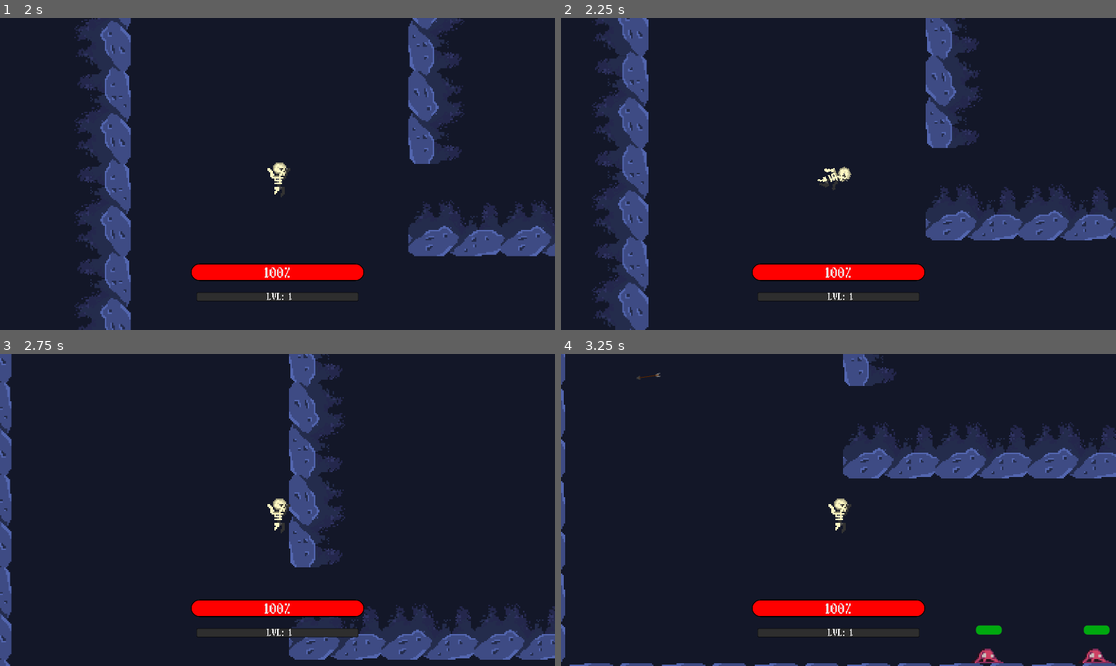
Above: before the commit, frames 1-4 (two rows, left to right).
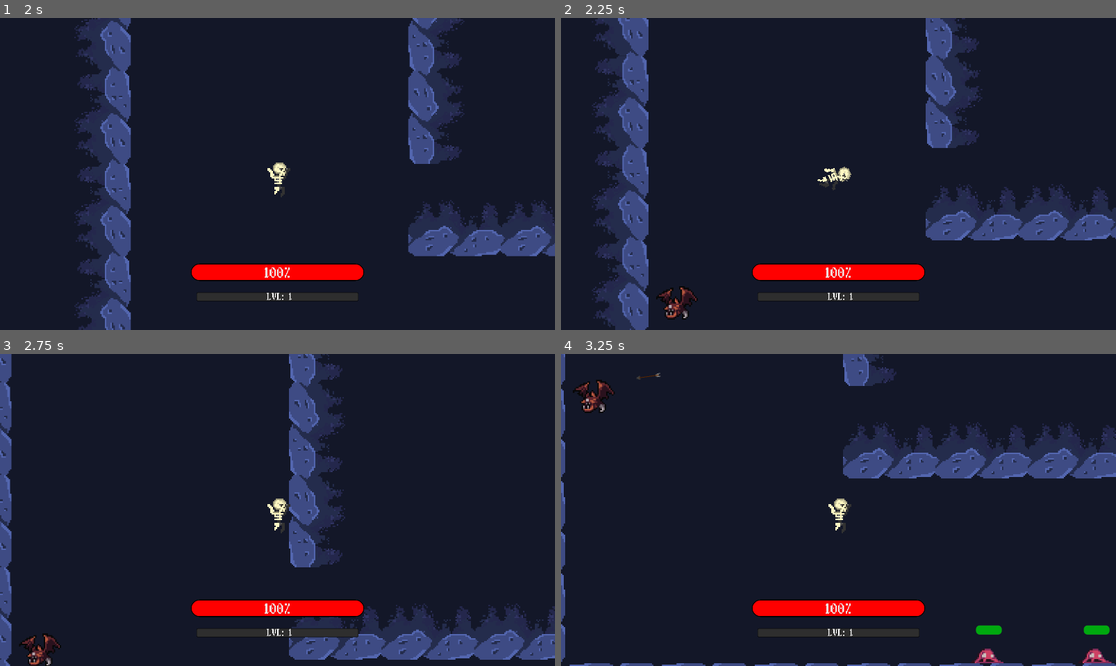
Above: after the commit, the same moments.

Repository: notfennecks/Cryptic-Crusade
Game: Godot game, scene res://Scenes/UI/Menu.tscn
Same seed, same stepped clock (60 frames per second), same inputs: the game is played once before the commit and once after it.
Inputs (mouse positions are in pixels of both pictures, inside the frame that each line leads up to):
- Up to frame 1 (2 s): click "Start Game" at 0.5 s; click "Start Game" at 1.25 s
- Up to frame 2 (2.25 s): move the mouse to (960, 158) at 2.02 s; hold D (right) from 2.03 s (still down); tap Space (jump) at 2.1 s
- Up to frame 3 (2.75 s): keep holding D (right); tap Space (jump) at 2.27, 2.57 s
- Up to frame 4 (3.25 s): keep holding D (right); move the mouse to (727, 525) at 2.77 s; click (727, 525) at 2.85 s; tap Space (jump) at 3.02, 3.05 s

Frame 1 is identical in both runs. In frame 2, 0.3% of the frame differs, in the area x 17-25%, y 85-97%; in frame 3, 0.3%; in frame 4, 0.3%, in the area x 2-10%, y 8-19%.

Commit message:
AI bat update

Diff:
--- a/GodotProject/Scenes/AI/Bat.gd
+++ b/GodotProject/Scenes/AI/Bat.gd
@@ -1,11 +1,61 @@
 extends KinematicBody2D
 
-var damage = 30
 
-func _ready():
-	$Bat/AnimationPlayer.play("Fly")
+export (int) var speed  #Export varaible for run speed.
+export (int) var gravity  #Export variable applied gravity.
+
+var velocity = Vector2()  #Sets variable with name "velocity" to empty Vector2().
+var facing = 1  #Variaalbe for storing enemey direction.
+var health = 3  #Variable for storing health
+var invincible = false  #Variable for stroing boolean if the enemy is invincible or not.
+var damage = 25
+
+export (PackedScene) var Wood  #Varaible for storing wood resource scene.
+export (PackedScene) var Iron  #Varaible for storing iron resource scene.
+
+signal resource_dropped(type1, amount1, type2, amount2, spawn_center, spawn_area)  #Signal or dropping resources when enemy is killed.
+signal updated_enemy_health  #Signal for when the health is changed.
+
+var spawn_area  #Variable for storing area extents to determine spawn area size.
+var spawn_center  #Varialbe for storing center of spawn area in which resources can spaawn in.
+var rand_position = Vector2(0, 0)  #Variable that will store a random position. Set to empty Vector2() at start to prevent errors.
+
+onready var player = get_parent().get_node("Player")
+
+func _ready():  #Runs this function when the scene is loaded.
+	emit_signal("updated_enemy_health", health)  #Emits a signal to update the enemy's health.
+	$Bat/AnimationPlayer.play("Fly")  #Plays the enemies "Run" animation
+	connect("resource_dropped", get_parent(), "drop_resources")  #Connects the "resource_dropped" signal to its parent (Level1-1 tree node).
+	#The signal is connect to Level1-1's "drop_resources" function.
+	connect("updated_enemy_health", $HealthBar, "_on_Slime_updated_enemy_health")
+
+func _physics_process(delta):  #Function that runs every frame to apply the enemy's physics.
+	velocity.y += gravity * delta  #Sets enemy's gravity. Multiply by delta so that gravity magnitude is affected by framerate.
+	velocity.x = facing * speed  #Stores enemy movement either left or right (facing) by speed (defined by exported variable).
+	velocity = move_and_slide(velocity,Vector2(0,-1))  #This is used to apply actual movement of enemy via move_and_slide().
+	for idx in range(get_slide_count()):  #Loops the amount of times the body has collided or changed direction in last call to move_and_slide().
+		var collision = get_slide_collision(idx)  #Sets info about last collision in move_and_slide() to variable named "collision".
+		if collision.normal.x != 0:  #If the collision's x position is not 0.
+			facing = sign(collision.normal.x)  #Reverse facing variable so enemy moves in opposite x direction.
+			velocity.y = -100  #Turn the y velocity to -100. So the enemy gives a little jump when it reverses direction.
+
+func take_damage():  #Function for applying damage to enemy.
+	health -= 1  #Take away 1 health from enemy.
+	emit_signal("updated_enemy_health", health)  #Emit signal "updated_health" with the current health value.
+	if health == 0:  #If health is 0.
+		Global.player.gain_experience(5)
+		emit_signal("resource_dropped", Wood, randi() % 3, Iron, randi() % 3, spawn_center, spawn_area)  #Emitted signal used for spawning dropped resources.
+		invincible = true  #Sets enemy to invincible so you cannot get more resources than intended from enemy.
+		set_physics_process(false)  #Stops enemy's physics process.
+		$Bat/AnimationPlayer.play("Die")  #Play enemy "Death" animation.
+
 
 func _on_AreaDamage_body_entered(body):
 	var target = body
 	if target.name == "Player":
 		target.update_health(damage)
+
+
+func _on_AnimationPlayer_animation_finished(anim_name):
+	if anim_name == "Die":
+		queue_free()
--- a/GodotProject/Scenes/AI/Bat.tscn
+++ b/GodotProject/Scenes/AI/Bat.tscn
@@ -1,8 +1,10 @@
-[gd_scene load_steps=8 format=2]
+[gd_scene load_steps=10 format=2]
 
 [ext_resource path="res://Scenes/AI/Bat.gd" type="Script" id=1]
-[ext_resource path="res://assets/RoyaltyFreeAssets/BatEnemy/BatFly.png" type="Texture" id=2]
-[ext_resource path="res://assets/RoyaltyFreeAssets/BatEnemy/BatDie.png" type="Texture" id=3]
+[ext_resource path="res://Scenes/Collectibles/WoodCollectible.tscn" type="PackedScene" id=2]
+[ext_resource path="res://Scenes/Collectibles/IronCollectible.tscn" type="PackedScene" id=3]
+[ext_resource path="res://assets/RoyaltyFreeAssets/BatEnemy/BatFly.png" type="Texture" id=4]
+[ext_resource path="res://assets/RoyaltyFreeAssets/BatEnemy/BatDie.png" type="Texture" id=5]
 
 [sub_resource type="CircleShape2D" id=4]
 radius = 18.5286
@@ -92,8 +94,12 @@
 [sub_resource type="CircleShape2D" id=3]
 radius = 20.1995
 
-[node name="Bat" type="KinematicBody2D"]
+[node name="Bat" type="KinematicBody2D" groups=[
+"enemies",
+]]
 script = ExtResource( 1 )
+Wood = ExtResource( 2 )
+Iron = ExtResource( 3 )
 
 [node name="AreaDamage" type="Area2D" parent="."]
 
@@ -112,3 +118,4 @@
 [node name="BatCollision" type="CollisionShape2D" parent="."]
 shape = SubResource( 3 )
 [connection signal="body_entered" from="AreaDamage" to="." method="_on_AreaDamage_body_entered"]
+[connection signal="animation_finished" from="Bat/AnimationPlayer" to="." method="_on_AnimationPlayer_animation_finished"]
--- a/GodotProject/Scenes/AI/BatAI.tscn
+++ b/GodotProject/Scenes/AI/BatAI.tscn
@@ -18,3 +18,5 @@
 
 [node name="Bat" parent="BatPathFollow" instance=ExtResource( 2 )]
 position = Vector2( 11.5759, 9.2843 )
+speed = 0
+gravity = 0
--- a/GodotProject/Scenes/Levels/Level1-1.tscn
+++ b/GodotProject/Scenes/Levels/Level1-1.tscn
@@ -9,6 +9,7 @@
 [ext_resource path="res://Scenes/Player.tscn" type="PackedScene" id=7]
 [ext_resource path="res://Scenes/AI/Slime.tscn" type="PackedScene" id=8]
 [ext_resource path="res://Scenes/AI/BatAI.tscn" type="PackedScene" id=9]
+[ext_resource path="res://Scenes/AI/Bat.tscn" type="PackedScene" id=10]
 
 [node name="Level1-1" type="Node2D"]
 script = ExtResource( 1 )
@@ -63,4 +64,6 @@
 
 [node name="BatPath" parent="." instance=ExtResource( 9 )]
 position = Vector2( 419, -400 )
+
+[node name="Bat" parent="." instance=ExtResource( 10 )]
 [connection signal="shoot" from="Player" to="." method="_on_Player_shoot"]
--- a/GodotProject/Scripts/AI/Slime.gd
+++ b/GodotProject/Scripts/AI/Slime.gd
@@ -53,11 +53,11 @@
 		$Sprite/AnimationPlayer.play("Death")  #Play enemy "Death" animation.
 
 func _on_AnimationPlayer_animation_finished(anim_name):  #When the animation player finishes an animation.
-	if anim_name == "Death":  #If the a9nimation name is "Death".
+	if anim_name == "Death":  #If the animation name is "Death".
 		queue_free()  #Delete enemy.
 
 func _on_DamageArea_body_entered(body):
-	var target = body
+	var target = body #
 	if target.name == "Player":
 		target.update_health(damage)
 		print(target.name, " took ", damage, " damage!")
--- a/GodotProject/Scripts/Global.gd
+++ b/GodotProject/Scripts/Global.gd
@@ -13,3 +13,5 @@
 	}
 
 var level1_1 = "res://Scenes/Levels/Level1-1.tscn"
+
+onready var player = get_parent().get_node("Player")
Not shown: 3 places in GodotProject/Scenes/AI/Bat.tscn that only renumber resources
Not shown: 1 places in GodotProject/Scenes/Levels/Level1-1.tscn that only renumber resources
